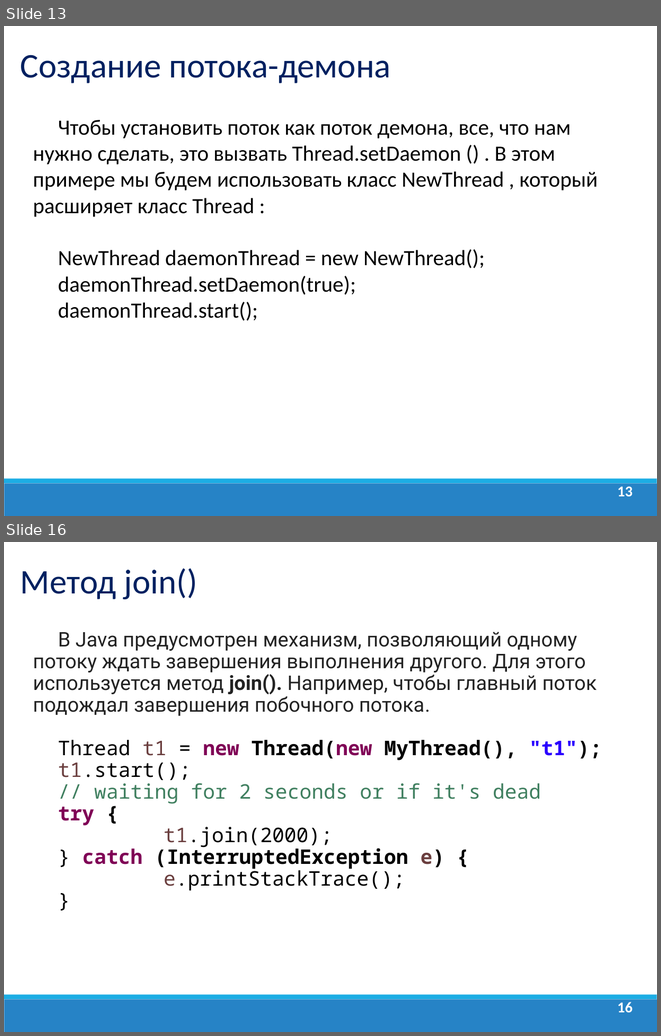
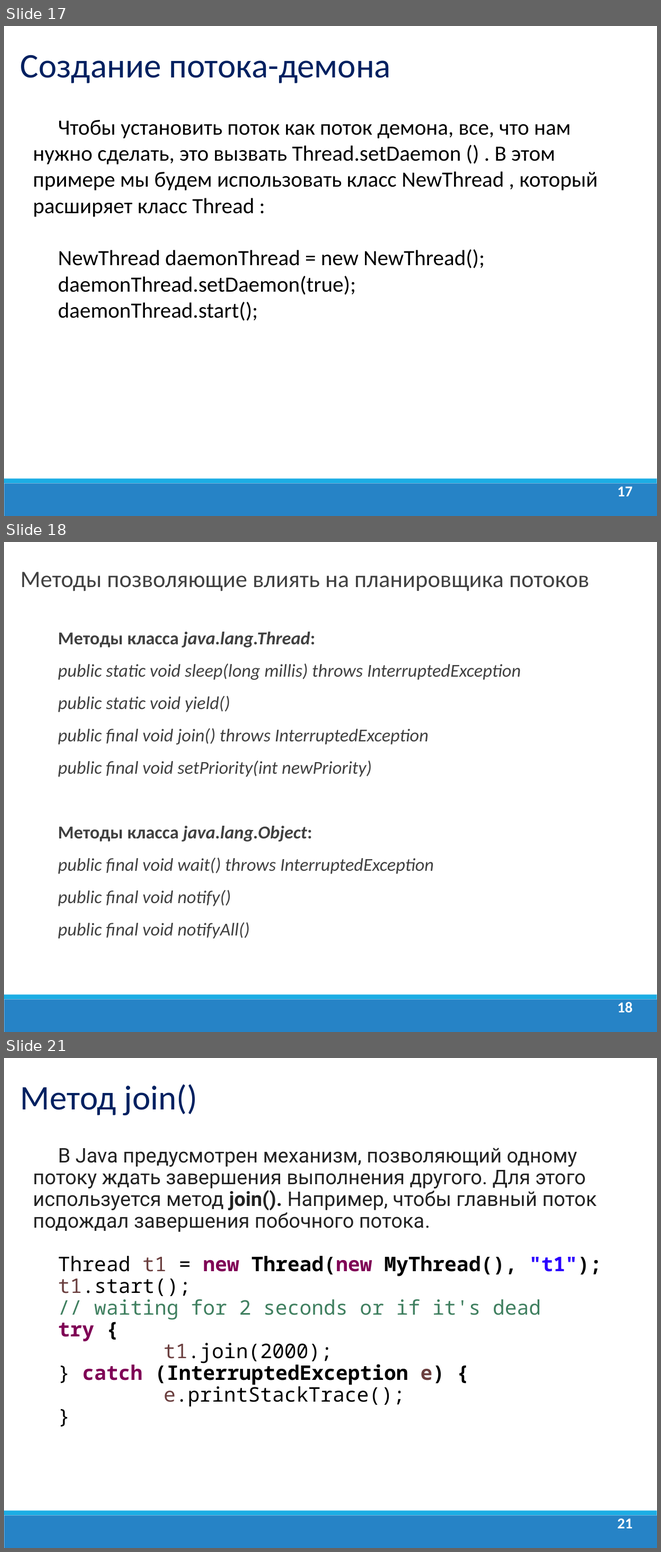
Before and after one commit to dmitry-academy/academy_old, a slide deck: academy/resources/presentations/Многопоточность/Java_Lection_18. Введение в многопоточность. Thread.ppt. Shown one above the other, each under a label of ours: slides 13 and 16 before the commit, slides 17, 18 and 21 after it; the slides between them are not shown. The pictures are 661x1036 and 661x1552 pixels, drawn with LibreOffice and Linux fonts; fonts in the diff are those of the drawing; background and template pictures are left out. Boxes give left, top, right and bottom in pixels: in the first picture for what was removed or moved away, otherwise in the second. Text is boxed around its words. In the diff, an @@ line names an element or a change of style, - is before the commit and + after.

```diff
--- a/academy/resources/presentations/Многопоточность/Java_Lection_18. Введение в многопоточность. Thread.ppt
+++ b/academy/resources/presentations/Многопоточность/Java_Lection_18. Введение в многопоточность. Thread.ppt
@@ slide 18 added at [4, 542, 657, 1032], background #FFFFFF; not listed: 2 template elements that a slide beside it also shows @@
@@ text added at [20, 572, 589, 591], 26 pt, text #404040 @@
+Методы позволяющие влиять на планировщика потоков
@@ text added at [58, 632, 521, 938], 20 pt, text #404040, italic @@
+Методы класса java.lang.Thread:
+public static void sleep(long millis) throws InterruptedException
+public static void yield()
+public final void join() throws InterruptedException
+public final void setPriority(int newPriority)
+Методы класса java.lang.Object:
+public final void wait() throws InterruptedException
+public final void notify()
+public final void notifyAll()
@@ page number added at [617, 1002, 633, 1012], 16.6 pt, text #FFFFFF, bold @@
+18
@@ what was slide 13 is now slide 17 @@
@@ page number at [617, 486, 633, 496]: text changed @@
-13
+17
@@ what was slide 16 is now slide 21 @@
@@ page number at [617, 1518, 633, 1528]: text changed @@
-16
+21
```
Also in this commit, not shown: 2 slides changed, 4 other slides added.
